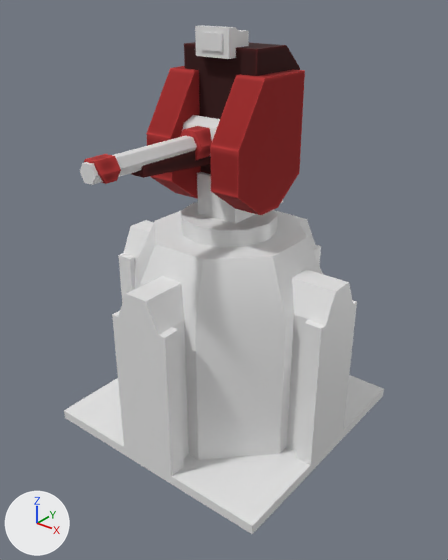
The FBX model Assets/_Project/Art/Models/Building/struct_Turret_Gun_A_yup.fbx as it was, and as the next commit left it.
Rendered twice from a 50 mm lens placed at (6.9, -8.77, 8.51), pointed at (0.27, -0.49, 3.38). The axes (+X, +Y, +Z) are drawn at lower left. The lights are the same throughout. The picture after the commit comes second. Where no turn or scale is listed for an object, it has been applied to the vertices.

In view in the first picture: 'struct_Turret_Gun_A_Base_yup', 'struct_Turret_Gun_A_Mount_yup', 'struct_Turret_Gun_A_Weapon_yup'.
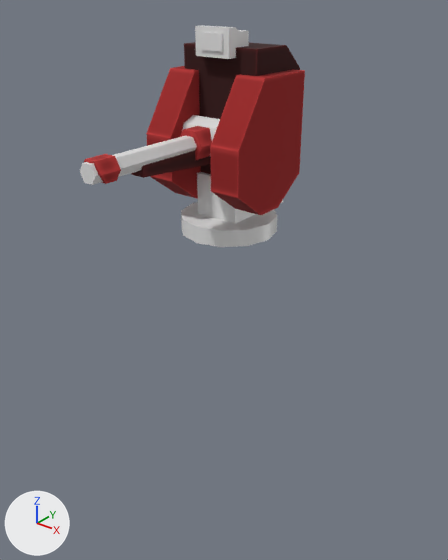
The newer file is also turned or shifted as a whole; pictures and numbers use the older file's frame.

What the commit changed:
Object 'struct_Turret_Gun_A_Base_yup' (ob_struct_turret_gun_a_base_yup) is deleted.

Boxes (x1, y1, x2, y2) around the edits, measured in the pictures (448 x 560 px):
'struct_Turret_Gun_A_Base_yup', deleted: before (64, 211, 384, 534)
